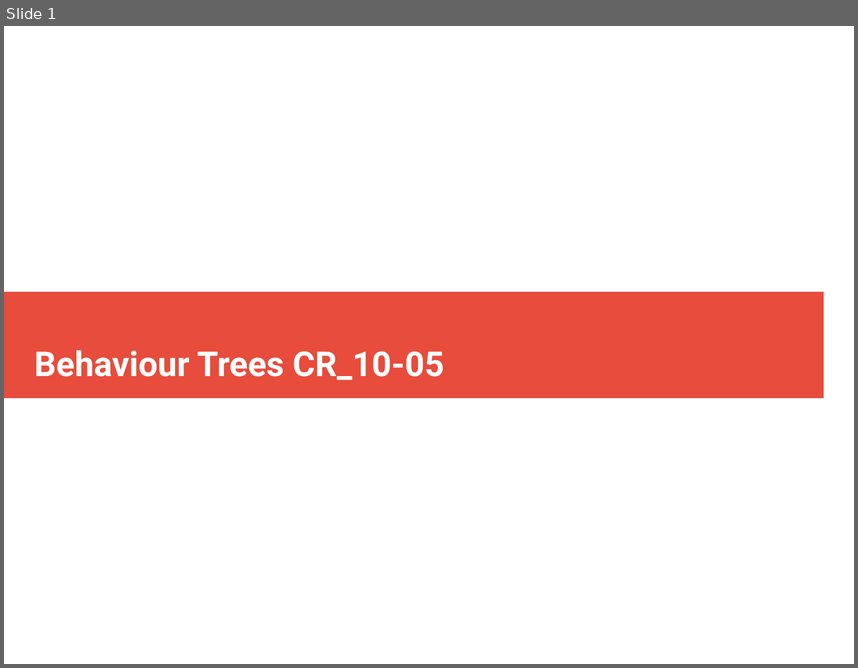
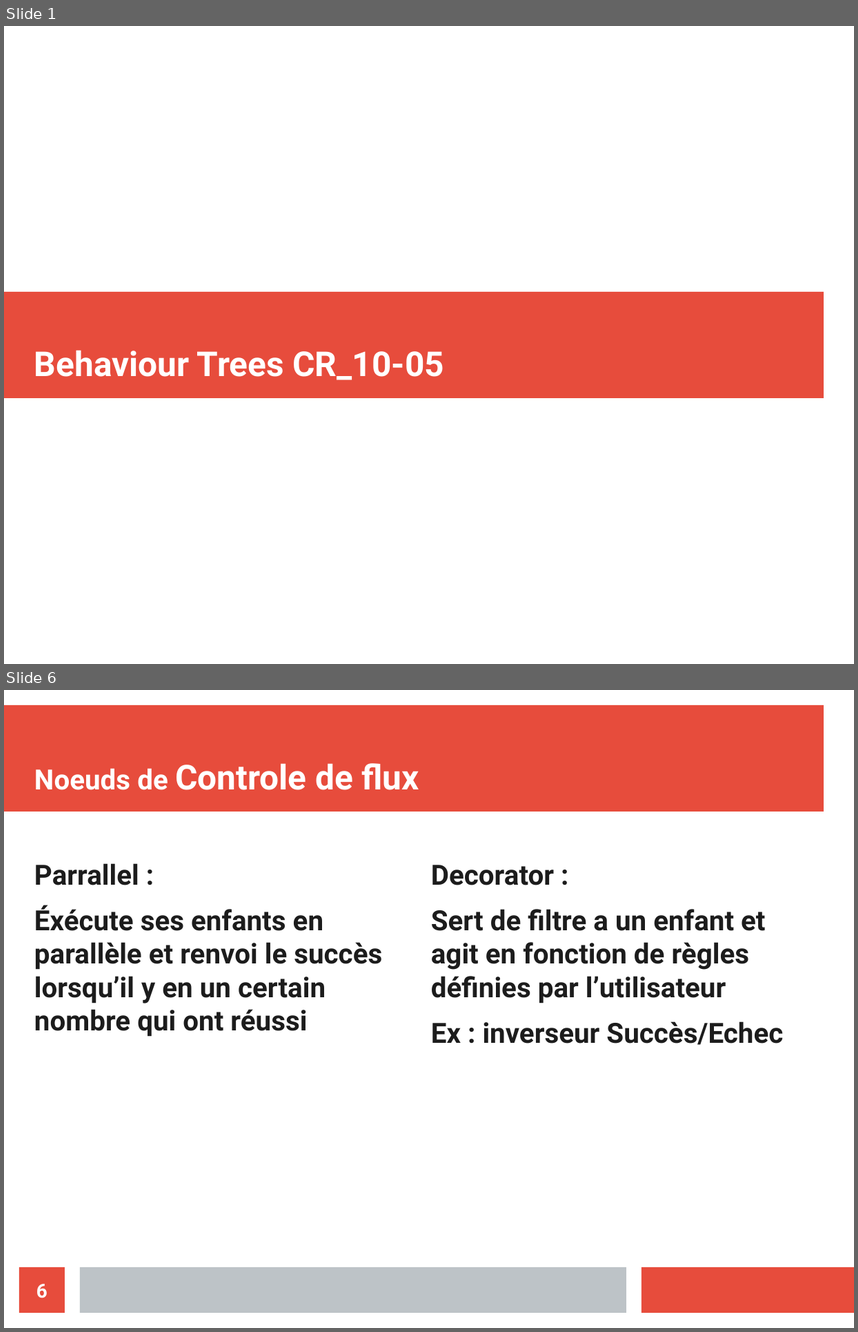
Before and after one commit to ValentinLebouvier/TAL2019, a slide deck: Comptes Rendus/CR_10-05.odp. Shown one above the other, each under a label of ours: slide 1 before the commit, slides 1 and 6 after it; the slides between them are not shown. The pictures are 858x668 and 858x1332 pixels, drawn with LibreOffice and Linux fonts; fonts in the diff are those of the drawing. Boxes give left, top, right and bottom in pixels: in the first picture for what was removed or moved away, otherwise in the second. Text is boxed around its words. In the diff, an @@ line names an element or a change of style, - is before the commit and + after.

```diff
--- a/Comptes Rendus/CR_10-05.odp
+++ b/Comptes Rendus/CR_10-05.odp
@@ slide 6 added at (x1=4, y1=690, x2=854, y2=1328), background #FFFFFF @@
@@ rectangle added at (x1=4, y1=705, x2=824, y2=812), fill #E74C3C @@
@@ title added at (x1=34, y1=763, x2=419, y2=790), 32 pt, text #FFFFFF, bold @@
+Noeuds de Controle de flux
@@ text added at (x1=34, y1=863, x2=382, y2=1036), 26 pt, text #1C1C1C, bold @@
+Parrallel :
+Éxécute ses enfants en parallèle et renvoi le succès lorsqu’il y en un certain nombre qui ont réussi
@@ text added at (x1=431, y1=865, x2=783, y2=1045), 26 pt, text #1C1C1C, bold @@
+Decorator :
+Sert de filtre a un enfant et agit en fonction de règles définies par l’utilisateur
+Ex : inverseur Succès/Echec
@@ page number added at (x1=19, y1=1267, x2=65, y2=1312), fill #E74C3C, 18 pt, text #FFFFFF, bold @@
+6
@@ rectangle added at (x1=80, y1=1267, x2=626, y2=1312), fill #BDC3C7 @@
@@ rectangle added at (x1=642, y1=1267, x2=854, y2=1312), fill #E74C3C @@
```
Also in this commit, not shown: 2 slides changed, 3 other slides added, 1 slide removed, 1 other file.
